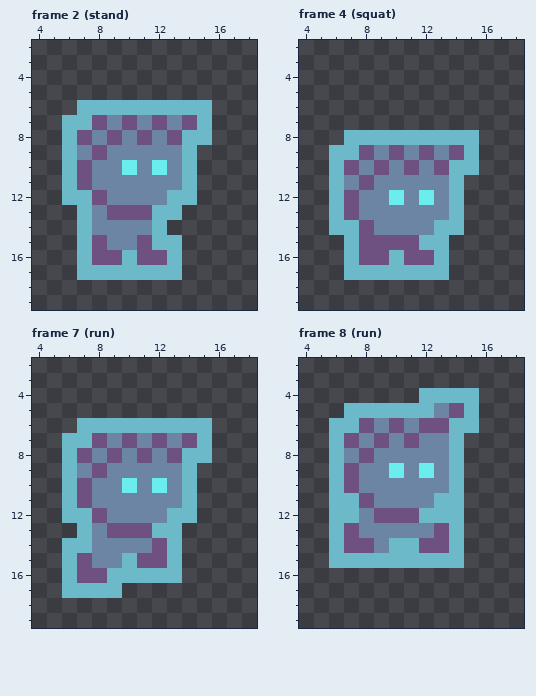
Pixel-art file, stored at assets/player/movement/lenny.aseprite. The first picture shows the starting point.
22x22 pixels, 56 frames. Shown: frame 2 (stand): x 4..18, y 2..19; frame 4 (squat): x 4..18, y 2..19; frame 7 (run): x 4..18, y 2..19; frame 8 (run): x 4..18, y 2..19. The commit also changed other frames, which this record leaves out.
The result:
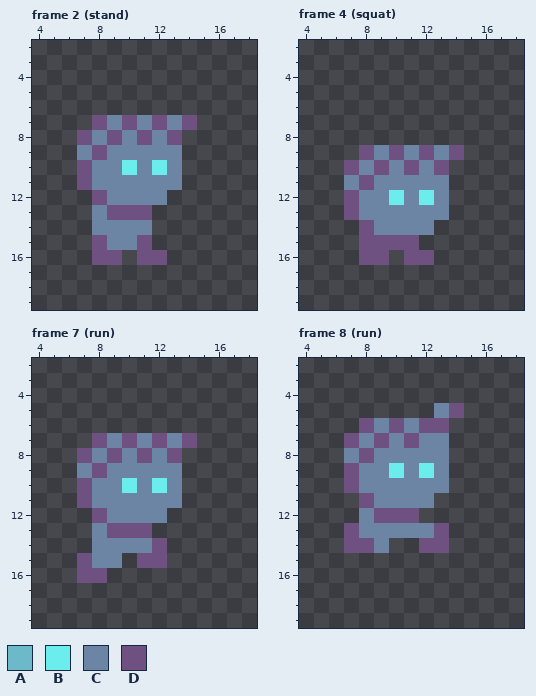
Palette (. is transparent): A #6cb9c9  B #6ceded  C #6d85a5  D #6e5181
Edits made:
layer "outline" now hidden
Frame 2 (stand):
y 6: x 7..15 AAAAAAAAA -> .........
y 7: x 6..7 AA -> ..; x 15 A -> .
y 8: x 6 A -> .; x 14..15 AA -> ..
y 9..11: x 6 A -> .; x 14 A -> .
y 12: x 6..7 AA -> ..; x 13..14 AA -> ..
y 13: x 7 A -> .; x 12..13 AA -> ..
y 14: x 7 A -> .; x 12 A -> .
y 15: x 7 A -> .; x 12..13 AA -> ..
y 16: x 7 A -> .; x 10 A -> .; x 13 A -> .
y 17: x 7..13 AAAAAAA -> .......
Frame 4 (squat):
y 8: x 7..15 AAAAAAAAA -> .........
y 9: x 6..7 AA -> ..; x 15 A -> .
y 10: x 6 A -> .; x 14..15 AA -> ..
y 11..13: x 6 A -> .; x 14 A -> .
y 14: x 6..7 AA -> ..; x 13..14 AA -> ..
y 15: x 7 A -> .; x 12..13 AA -> ..
y 16: x 7 A -> .; x 10 A -> .; x 13 A -> .
y 17: x 7..13 AAAAAAA -> .......
Frame 7 (run):
y 6: x 7..15 AAAAAAAAA -> .........
y 7: x 6..7 AA -> ..; x 15 A -> .
y 8: x 6 A -> .; x 14..15 AA -> ..
y 9..11: x 6 A -> .; x 14 A -> .
y 12: x 6..7 AA -> ..; x 13..14 AA -> ..
y 13: x 7 A -> .; x 12..13 AA -> ..
y 14: x 6..7 AA -> ..; x 13 A -> .
y 15: x 6 A -> .; x 10 A -> .; x 13 A -> .
y 16: x 6 A -> .; x 9..13 AAAAA -> .....
y 17: x 6..9 AAAA -> ....
Frame 8 (run):
y 4: x 12..15 AAAA -> ....
y 5: x 7..12 AAAAAA -> ......; x 15 A -> .
y 6: x 6..7 AA -> ..; x 14..15 AA -> ..
y 7..10: x 6 A -> .; x 14 A -> .
y 11: x 6..7 AA -> ..; x 13..14 AA -> ..
y 12: x 6..7 AA -> ..; x 12..14 AAA -> ...
y 13: x 6 A -> .; x 14 A -> .
y 14: x 6 A -> .; x 10..11 AA -> ..; x 14 A -> .
y 15: x 6..14 AAAAAAAAA -> .........
Where, in picture pixels (left, top, right, bottom), the same in both pictures:
erased: (62, 100, 212, 280)
erased: (329, 130, 479, 280)
erased: (62, 418, 212, 598)
erased: (329, 388, 479, 568)
